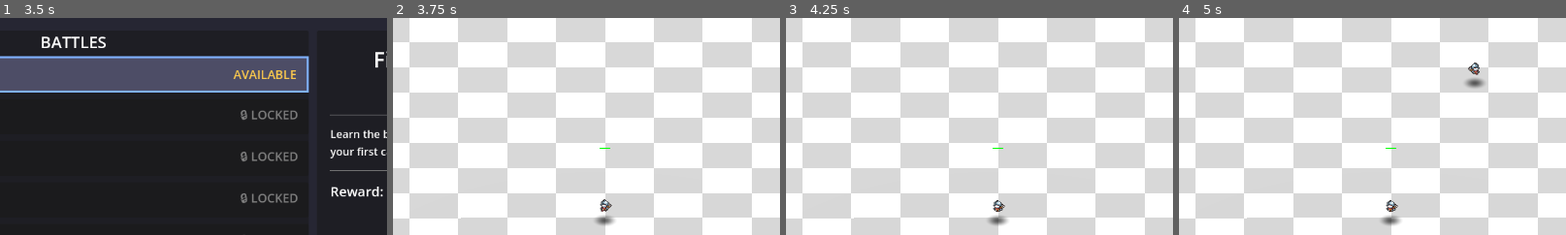
Above: before the commit, frames 1-4 (left to right).
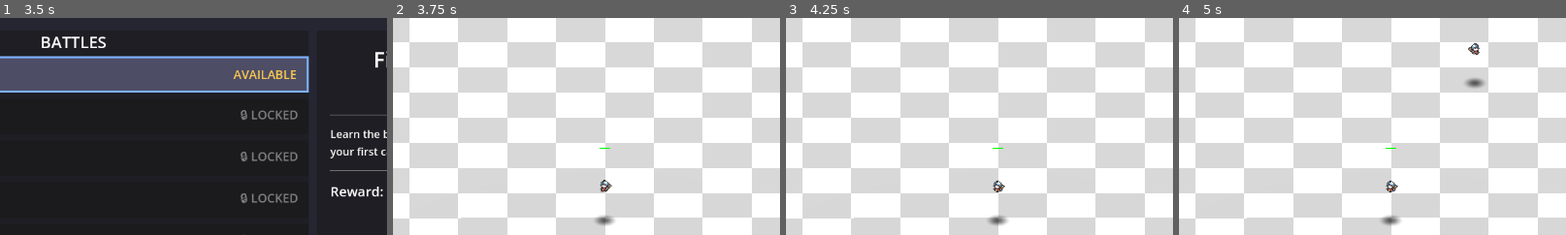
Above: after the commit, the same moments.

Repository: amari-charles/project-summoner
Game: Godot game, scene res://scenes/ui/main_menu.tscn
Two runs of this game, one before a commit and one after it. Both use one fixed random seed, a clock stepped at 60 frames per second and the inputs below.
Inputs (mouse positions are % of the whole screen's width and height, from its top left):
- Up to frame 1 (3.5 s): click "PLAY" at 0.5 s; click "SELECT" at 1.25 s; click "CHOOSE WARRIOR" at 2 s; click (32, 26) at 2.75 s
- Up to frame 2 (3.75 s): click "START BATTLE" at 3.5 s
- Up to frame 3 (4.25 s): no input
- Up to frame 4 (5 s): tap Enter at 4.25 s; drag from (50, 83) to (60, 28) at 4.27 s
The pictures show only the part of the screen within x 23-73%, y 14-63%; the shares and areas given below are measured in that part.

Frame 1 is identical in both runs. In frame 2, 0.2% of the frame differs, in the area x 53-57%, y 74-90%; in frame 3, 0.2%; in frame 4, 0.5%, in the area x 53-78%, y 11-90%.

Commit message:
Implement dynamic feet-based sprite positioning for shadow alignment
Changes:
- SpriteComponent: Calculate position from actual texture dimensions
  - Query sprite frame texture size via get_frame_texture()
  - Use precise math: position.y = viewport.size.y - (texture_height / 2) * scale.y
  - Recalculate when sprite_frames are set
- SkeletalComponent: Calculate bounds from Sprite2D children in skeleton
  - Recursively find all Sprite2D nodes
  - Calculate combined bounding box
  - Position based on actual bounds (falls back to manual position_offset)
  - Wait one frame in _ready() for skeletal instance to be in tree

Results:
- Neade (skeletal): Perfect shadow alignment ✓
- Warriors (sprite): Still investigating - shadow too far below feet

🤖 Generated with [Claude Code](https://claude.com/claude-code)

Co-Authored-By: Claude <noreply@anthropic.com>

Diff:
--- a/scripts/units/skeletal_character_2d5_component.gd
+++ b/scripts/units/skeletal_character_2d5_component.gd
@@ -24,6 +24,8 @@
 		_instance_skeletal_scene()
 
 	# Bottom-align sprite using offset (feet at origin)
+	# Wait one frame for skeletal instance to be fully in tree
+	await get_tree().process_frame
 	_setup_sprite_alignment()
 
 ## Instance the skeletal animation scene into the viewport
@@ -150,12 +152,21 @@
 	# Position Sprite3D so viewport bottom is at Y=0
 	sprite_3d.position.y = world_height / 2.0  # 3.0 for skeletal sprites
 
-	# CRITICAL: Adjust 2D skeletal model position so feet are at viewport bottom
-	# Update the Y component of position_offset
+	# Try to get skeletal bounds for precise positioning
 	if skeletal_instance:
-		# Position at ~80% of viewport height to account for model size
-		skeletal_instance.position.y = viewport.size.y * 0.8  # ~480 for 600px viewport
-		print("SkeletalChar2D5: Repositioned 2D model to Y=%.0f (viewport bottom at %.0f)" % [skeletal_instance.position.y, viewport.size.y])
+		var bounds = _get_skeletal_bounds()
+
+		if bounds.size.y > 0:
+			# PRECISE: Calculate position so model's bottom edge aligns with viewport bottom
+			# Bottom edge = position.y + (bounds.end.y * scale.y)
+			# We want: bottom edge = viewport.size.y
+			# Therefore: position.y = viewport.size.y - (bounds.end.y * scale.y)
+			skeletal_instance.position.y = viewport.size.y - (bounds.end.y * scale_factor.y)
+			print("SkeletalChar2D5: Precise feet alignment - bounds=%s, scale=%s, pos.y=%.1f" % [bounds, scale_factor, skeletal_instance.position.y])
+		else:
+			# FALLBACK: Use manually configured position_offset
+			skeletal_instance.position.y = position_offset.y
+			print("SkeletalChar2D5: Fallback to manual position_offset - pos.y=%.1f (configure position_offset export for precise alignment)" % skeletal_instance.position.y)
 
 ## Get the world-space height of this sprite
 ## Used by HP bars, projectile spawns, etc.
@@ -165,3 +176,52 @@
 
 	# Total height = viewport pixels × pixel_size
 	return viewport.size.y * sprite_3d.pixel_size
+
+## Calculate bounding rectangle of the skeletal model
+## Returns Rect2 with local bounds (before scaling), or empty rect if unavailable
+func _get_skeletal_bounds() -> Rect2:
+	if not skeletal_instance:
+		return Rect2()
+
+	# Try to find all Sprite2D children and calculate combined bounds
+	var min_y = INF
+	var max_y = -INF
+	var min_x = INF
+	var max_x = -INF
+	var found_sprites = false
+
+	# Recursively find all Sprite2D nodes
+	var sprites = _find_all_sprites(skeletal_instance)
+
+	for sprite in sprites:
+		if sprite is Sprite2D:
+			# Get sprite's local rect
+			var sprite_rect = sprite.get_rect()
+			var sprite_pos = sprite.global_position - skeletal_instance.global_position
+
+			# Calculate bounds including sprite size
+			var sprite_min = sprite_pos + sprite_rect.position
+			var sprite_max = sprite_pos + sprite_rect.position + sprite_rect.size
+
+			min_x = min(min_x, sprite_min.x)
+			max_x = max(max_x, sprite_max.x)
+			min_y = min(min_y, sprite_min.y)
+			max_y = max(max_y, sprite_max.y)
+			found_sprites = true
+
+	if found_sprites:
+		return Rect2(Vector2(min_x, min_y), Vector2(max_x - min_x, max_y - min_y))
+
+	return Rect2()
+
+## Recursively find all Sprite2D nodes in the tree
+func _find_all_sprites(node: Node) -> Array:
+	var sprites = []
+
+	if node is Sprite2D:
+		sprites.append(node)
+
+	for child in node.get_children():
+		sprites.append_array(_find_all_sprites(child))
+
+	return sprites
--- a/scripts/units/sprite_character_2d5_component.gd
+++ b/scripts/units/sprite_character_2d5_component.gd
@@ -19,6 +19,8 @@
 func set_sprite_frames(frames: SpriteFrames) -> void:
 	if character_sprite:
 		character_sprite.sprite_frames = frames
+		# Recalculate alignment now that we have actual texture data
+		_setup_sprite_alignment()
 
 ## Flip the sprite horizontally
 func set_flip_h(flip: bool) -> void:
@@ -73,10 +75,20 @@
 	# Position Sprite3D so viewport bottom is at Y=0
 	sprite_3d.position.y = world_height / 2.0  # 3.125 for standard sprites
 
-	# CRITICAL: Position 2D sprite so feet are at viewport bottom (not centered!)
-	# With centered=true, position at ~80% of viewport height to account for sprite size
-	character_sprite.position.y = viewport.size.y * 0.8  # ~200 for 250px viewport
-	print("SpriteChar2D5: Repositioned 2D sprite to Y=%.0f (viewport bottom at %.0f)" % [character_sprite.position.y, viewport.size.y])
+	# Get actual texture size for precise feet positioning
+	var texture_size = _get_current_frame_size()
+
+	if texture_size.y > 0:
+		# PRECISE: Calculate position so sprite's bottom edge aligns with viewport bottom
+		# With centered=true: bottom_edge_y = sprite.position.y + (texture_height / 2) * sprite.scale.y
+		# We want: bottom_edge_y = viewport.size.y
+		# Therefore: sprite.position.y = viewport.size.y - (texture_height / 2) * sprite.scale.y
+		character_sprite.position.y = viewport.size.y - (texture_size.y / 2.0) * character_sprite.scale.y
+		print("SpriteChar2D5: Precise feet alignment - texture=%s, scale=%s, pos.y=%.1f" % [texture_size, character_sprite.scale, character_sprite.position.y])
+	else:
+		# FALLBACK: No texture data available yet, use approximate positioning
+		character_sprite.position.y = viewport.size.y * 0.8
+		print("SpriteChar2D5: Fallback alignment (no texture data) - pos.y=%.1f" % character_sprite.position.y)
 
 ## Get the world-space height of this sprite
 ## Used by HP bars, projectile spawns, etc.
@@ -86,3 +98,30 @@
 
 	# Total height = viewport pixels × pixel_size
 	return viewport.size.y * sprite_3d.pixel_size
+
+## Get the size of the current sprite frame texture
+## Returns Vector2.ZERO if no texture available
+func _get_current_frame_size() -> Vector2:
+	if not character_sprite or not character_sprite.sprite_frames:
+		return Vector2.ZERO
+
+	# Get current animation name (default to "idle" if not set)
+	var anim = character_sprite.animation
+	if anim == "":
+		anim = "idle"
+
+	# Check if animation exists
+	if not character_sprite.sprite_frames.has_animation(anim):
+		return Vector2.ZERO
+
+	# Get frame count
+	var frame_count = character_sprite.sprite_frames.get_frame_count(anim)
+	if frame_count == 0:
+		return Vector2.ZERO
+
+	# Get first frame texture (assume all frames same size)
+	var frame_texture = character_sprite.sprite_frames.get_frame_texture(anim, 0)
+	if not frame_texture:
+		return Vector2.ZERO
+
+	return frame_texture.get_size()
